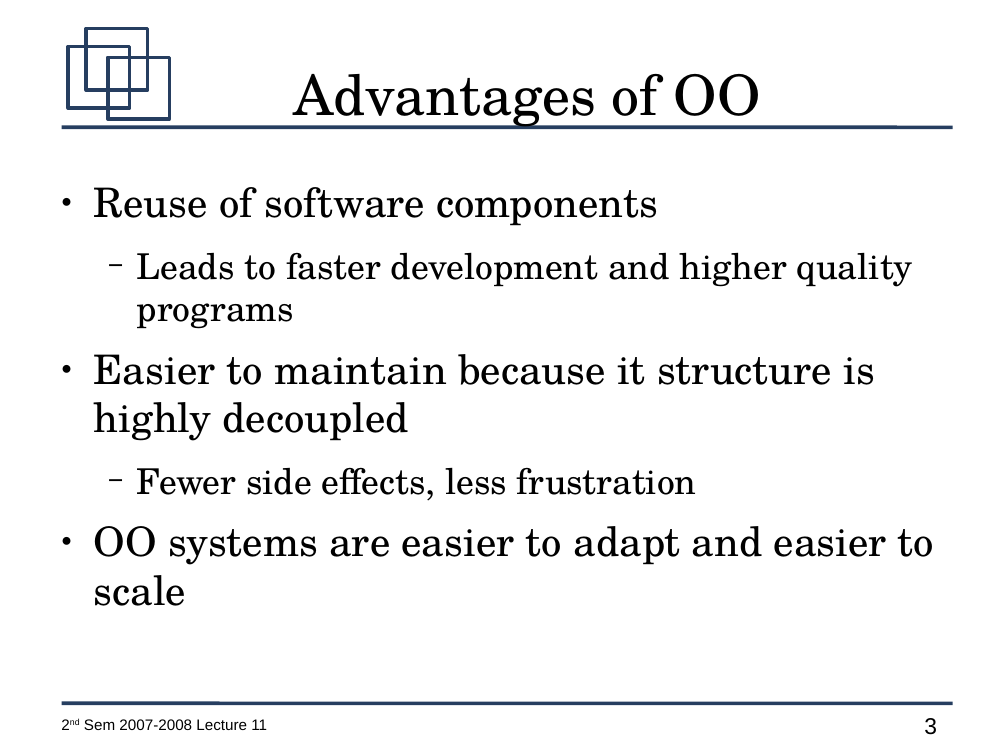
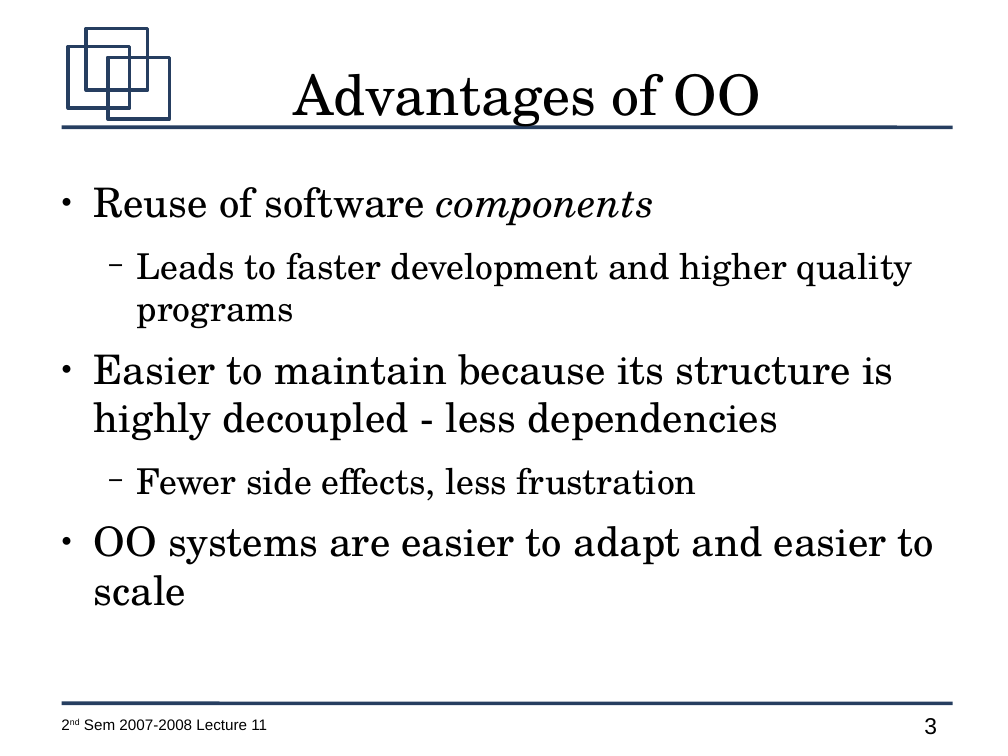
Before and after one commit to jachermocilla/jach-homepage, a slide deck: slide 3 of CMSC128-2nd-Sem-2007-L11.odp. Drawn at 1008x756 pixels with LibreOffice and Linux fonts; fonts in the diff are those of the drawing. Boxes give left, top, right and bottom in pixels: in the first picture for what was removed or moved away, otherwise in the second. Text is boxed around its words. In the diff, an @@ line names an element or a change of style, - is before the commit and + after.

```diff
--- a/CMSC128-2nd-Sem-2007-L11.odp
+++ b/CMSC128-2nd-Sem-2007-L11.odp
@@ text at <box>94,187,654,226</box>: italic on in "components" @@
@@ text at <box>94,354,894,441</box>: text changed @@
-● Easier to maintain because it structure is highly decoupled
+● Easier to maintain because its structure is highly decoupled - less dependencies
```
Also in this commit, not shown: 18 other slides changed.
